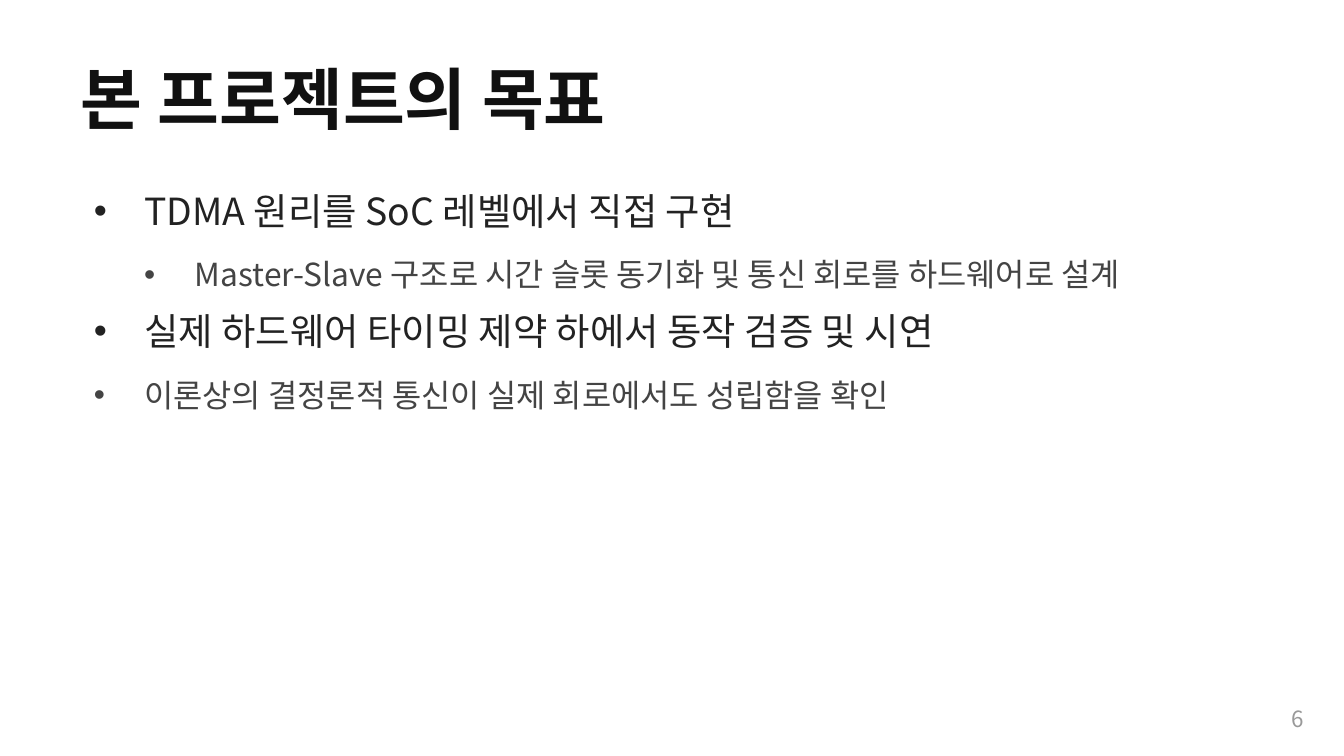
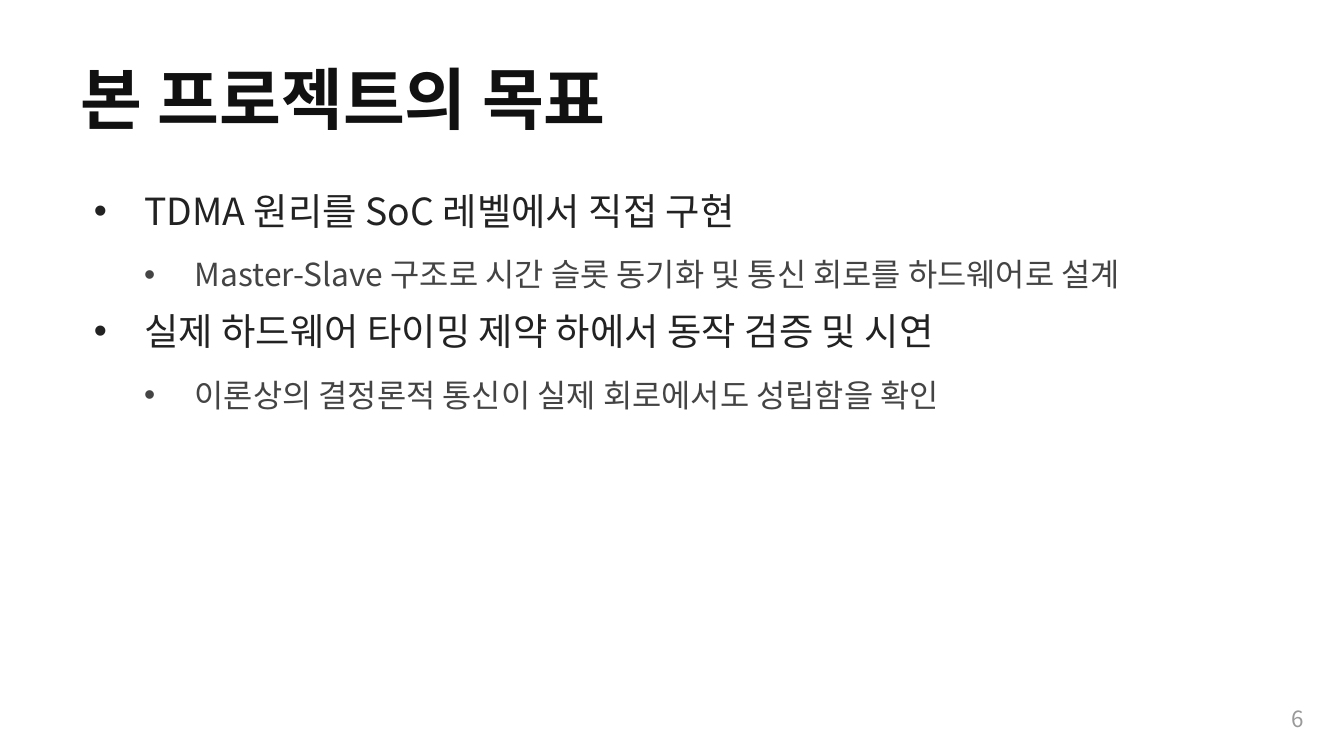
Before and after one commit to Woodong02/SoC_Design_and_Programming, a slide deck: slide 6 of presentation_full.pptx. Drawn at 1344x756 pixels with LibreOffice and Linux fonts; fonts in the diff are those of the drawing. Boxes give left, top, right and bottom in pixels: in the first picture for what was removed or moved away, otherwise in the second. Text is boxed around its words. In the diff, an @@ line names an element or a change of style, - is before the commit and + after.

```diff
--- a/presentation_full.pptx
+++ b/presentation_full.pptx
@@ text at <box>195,380,939,410</box>: list level 1 to 2 in "이론상의 결정론적 통신이 실제 회로에서도 ..." @@
```
Also in this commit, not shown: 3 other slides changed, 6 other files.
